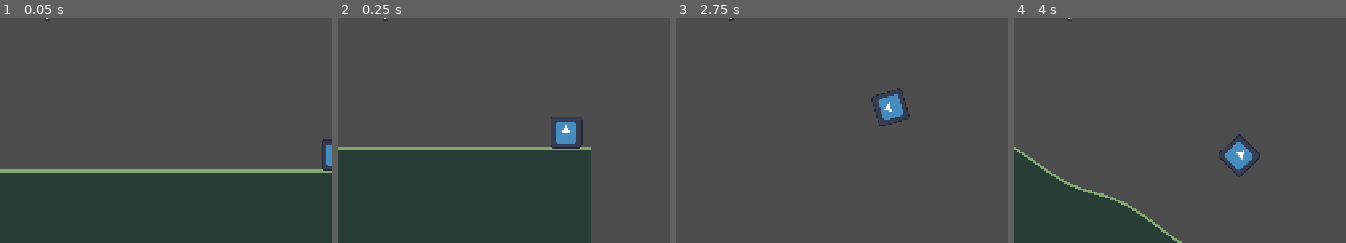
Above: before the commit, frames 1-4 (left to right).
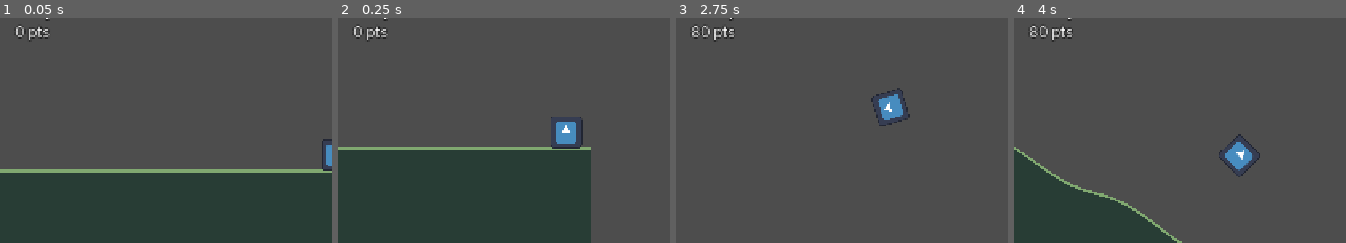
Above: after the commit, the same moments.

Repository: thepaulster/mountain_jumper
Game: Godot game, scene res://scenes/main.tscn
Same seed, same stepped clock (60 frames per second), same inputs: the game is played once before the commit and once after it. The project has no main scene, so this scene is started directly. The engine's default icon, where the game draws it, is replaced by a stand-in: a white triangle on a blue panel in a dark square.
Inputs:
- Up to frame 1 (0.05 s): no input
- Up to frame 2 (0.25 s): no input
- Up to frame 3 (2.75 s): hold Space (pull) 0.53-1.28 s; tap Space (pull) at 1.35 s; hold Space (pull) from 2.03 s (still down)
- Up to frame 4 (4 s): release Space (pull) at 2.78 s; tap Space (pull) at 2.85 s; hold Space (pull) from 3.53 s (still down)
The pictures show only the part of the screen within x 0-50%, y 14-64%; the shares and areas given below are measured in that part.

The runs differ from the first frame. In frame 1, 0.3% of the frame differs, in the area x 4-16%, y 3-11%; in frame 2, 0.3%; in frame 3, 0.4%, in the area x 4-18%, y 3-11%; in frame 4, 0.4%.

Commit message:
Add score and proximity labels to HUD and update processing logic

Diff:
--- a/scenes/hud.tscn
+++ b/scenes/hud.tscn
@@ -28,3 +28,23 @@
 theme_override_font_sizes/font_size = 24
 text = "0 km/h
 "
+
+[node name="Score" type="Label" parent="." unique_id=1670872410]
+offset_left = 24.0
+offset_top = 110.0
+offset_right = 79.0
+offset_bottom = 139.0
+theme_override_colors/font_outline_color = Color(0, 0, 0, 1)
+theme_override_constants/outline_size = 6
+theme_override_font_sizes/font_size = 24
+text = "0 pts"
+
+[node name="Prox" type="Label" parent="." unique_id=1517033792]
+offset_left = 24.0
+offset_top = 144.0
+offset_right = 64.0
+offset_bottom = 171.0
+theme_override_colors/font_color = Color(0.6117647, 0.8, 0.56078434, 1)
+theme_override_colors/font_outline_color = Color(0, 0, 0, 1)
+theme_override_constants/outline_size = 6
+theme_override_font_sizes/font_size = 22
--- a/scripts/hud.gd
+++ b/scripts/hud.gd
@@ -14,6 +14,8 @@
 # $Distance means "my child node called Distance".
 @onready var distance_label: Label = $Distance
 @onready var speed_label: Label = $Speed
+@onready var score_label: Label = $Score
+@onready var prox_label: Label = $Prox
 
 
 func _process(_delta: float) -> void:
@@ -30,3 +32,14 @@
 	if player.mode == Player.Mode.FLY and not player.crashed:
 		kmh = int(player.speed / PIXELS_PER_METRE * 3.6)
 	speed_label.text = "%d km/h" % kmh
+
+
+	# Score: one point per metre, plus banked points, plus whatever is pending right now.
+	var score := int(distance) + player.trick_points + int(player.prox_pending)
+	score_label.text = "%d pts" % score
+
+	# While skimming the rock, show how long and how much.
+	if player.prox_time > 0.2:
+		prox_label.text = "PROXIMITY %.1f s   +%d" % [player.prox_time, int(player.prox_pending)]
+	else:
+		prox_label.text = ""
